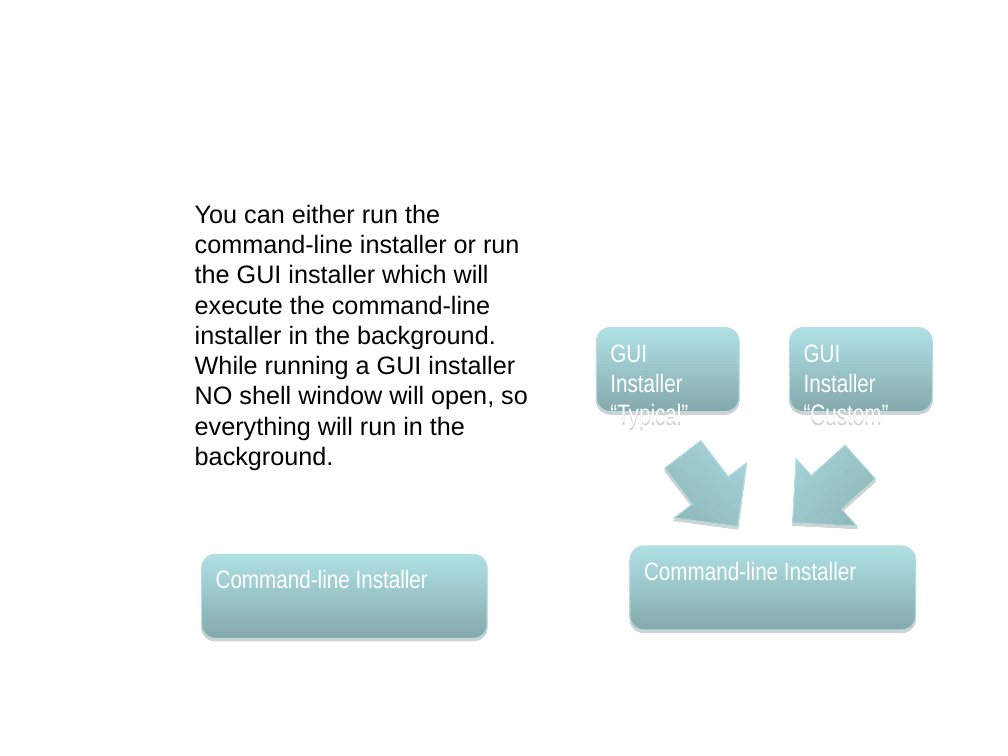
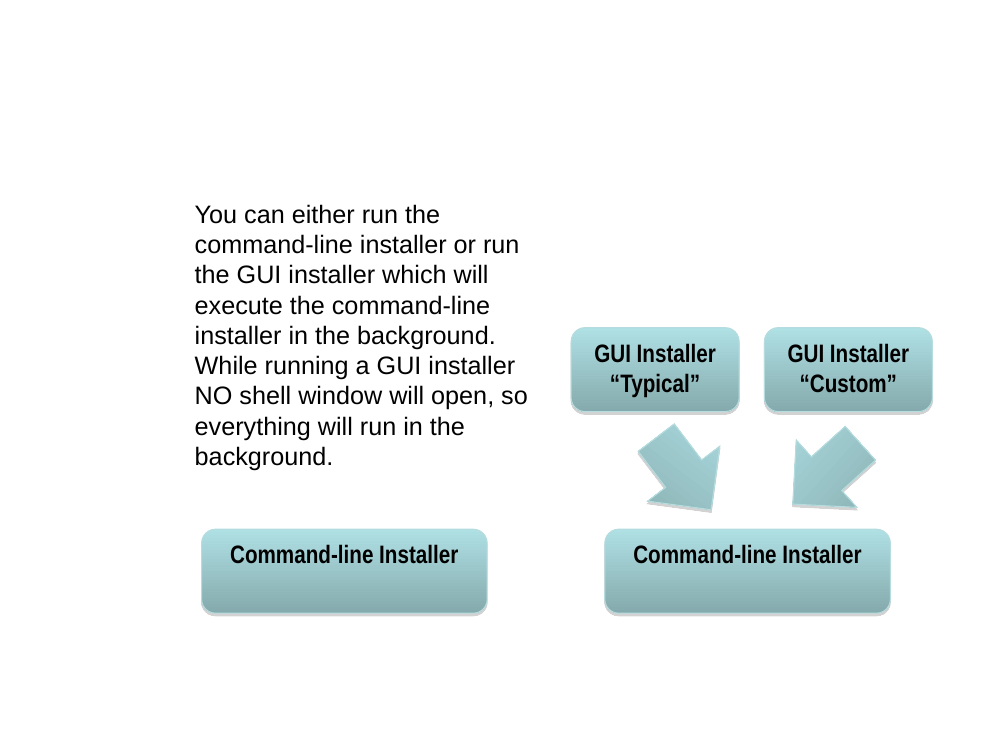
Before and after one commit to NCIP/caarray-docs, a slide deck: slide 3 of project_management/open_meetings/CDL Meeting 2009.09.25.ppt. Drawn at 1008x756 pixels with LibreOffice and Linux fonts; fonts in the diff are those of the drawing; background and template pictures are left out. Boxes give left, top, right and bottom in pixels: in the first picture for what was removed or moved away, otherwise in the second. Text is boxed around its words. In the diff, an @@ line names an element or a change of style, - is before the commit and + after.

Commit message:
Minor formatting changes.

```diff
--- a/project_management/open_meetings/CDL Meeting 2009.09.25.ppt
+++ b/project_management/open_meetings/CDL Meeting 2009.09.25.ppt
@@ rounded rectangle "GUI Installer “Typical”" resized from (x1=597, y1=328, x2=740, y2=411) to (x1=572, y1=328, x2=740, y2=411) @@
@@ rounded rectangle "GUI Installer “Custom”" resized from (x1=789, y1=328, x2=932, y2=411) to (x1=764, y1=328, x2=932, y2=411) @@
@@ down arrow moved from (x1=647, y1=427, x2=774, y2=554) to (x1=620, y1=410, x2=747, y2=537) @@
@@ down arrow moved from (x1=762, y1=429, x2=891, y2=557) to (x1=762, y1=410, x2=891, y2=538) @@
@@ rounded rectangle "Command-line Installer" moved from (x1=202, y1=554, x2=487, y2=638) to (x1=202, y1=529, x2=487, y2=613) @@
@@ text colour #FFFFFF to #000000, bold on; alignment left to centre in 4 elements at (x1=202, y1=529, x2=487, y2=613), (x1=764, y1=328, x2=932, y2=411), (x1=572, y1=328, x2=740, y2=411), (x1=605, y1=529, x2=890, y2=613) @@
@@ rounded rectangle "Command-line Installer" moved from (x1=630, y1=546, x2=915, y2=630) to (x1=605, y1=529, x2=890, y2=613) @@
```
Also in this commit, not shown: 4 other slides changed.
